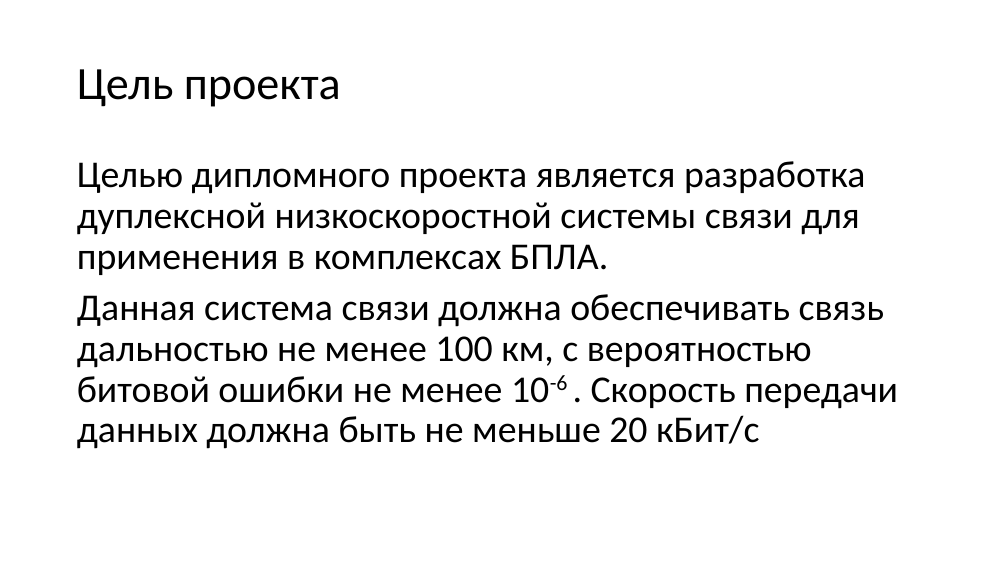
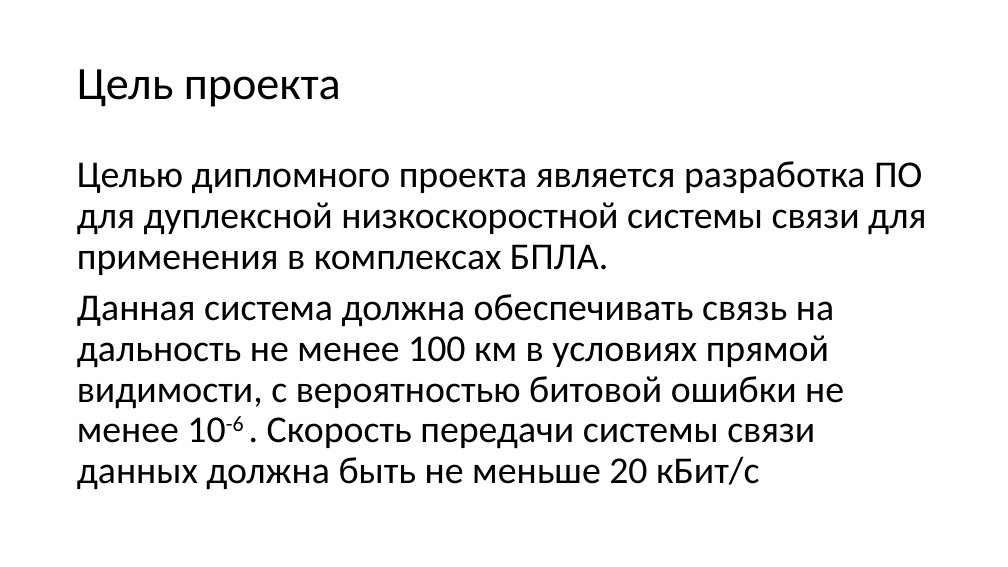
Before and after one commit to wei-blip/diploma, a slide deck: slide 2 of предзащита.pptx. Drawn at 1008x567 pixels with LibreOffice and Linux fonts; fonts in the diff are those of the drawing. Boxes give left, top, right and bottom in pixels: in the first picture for what was removed or moved away, otherwise in the second. Text is boxed around its words. In the diff, an @@ line names an element or a change of style, - is before the commit and + after.

```diff
--- a/предзащита.pptx
+++ b/предзащита.pptx
@@ text at [77, 161, 926, 490]: text changed @@
-Целью дипломного проекта является разработка дуплексной низкоскоростной системы связи для применения в комплексах БПЛА.
-Данная система связи должна обеспечивать связь дальностью не менее 100 км, с вероятностью битовой ошибки не менее 10-6 . Скорость передачи данных должна быть не меньше 20 кБит/с
+Целью дипломного проекта является разработка ПО для дуплексной низкоскоростной системы связи для применения в комплексах БПЛА.
+Данная система должна обеспечивать связь на дальность не менее 100 км в условиях прямой видимости, с вероятностью битовой ошибки не менее 10-6 . Скорость передачи системы связи данных должна быть не меньше 20 кБит/с
```
Also in this commit, not shown: 7 other slides changed, 6 slides added, 2 slides removed, 4 other files.
